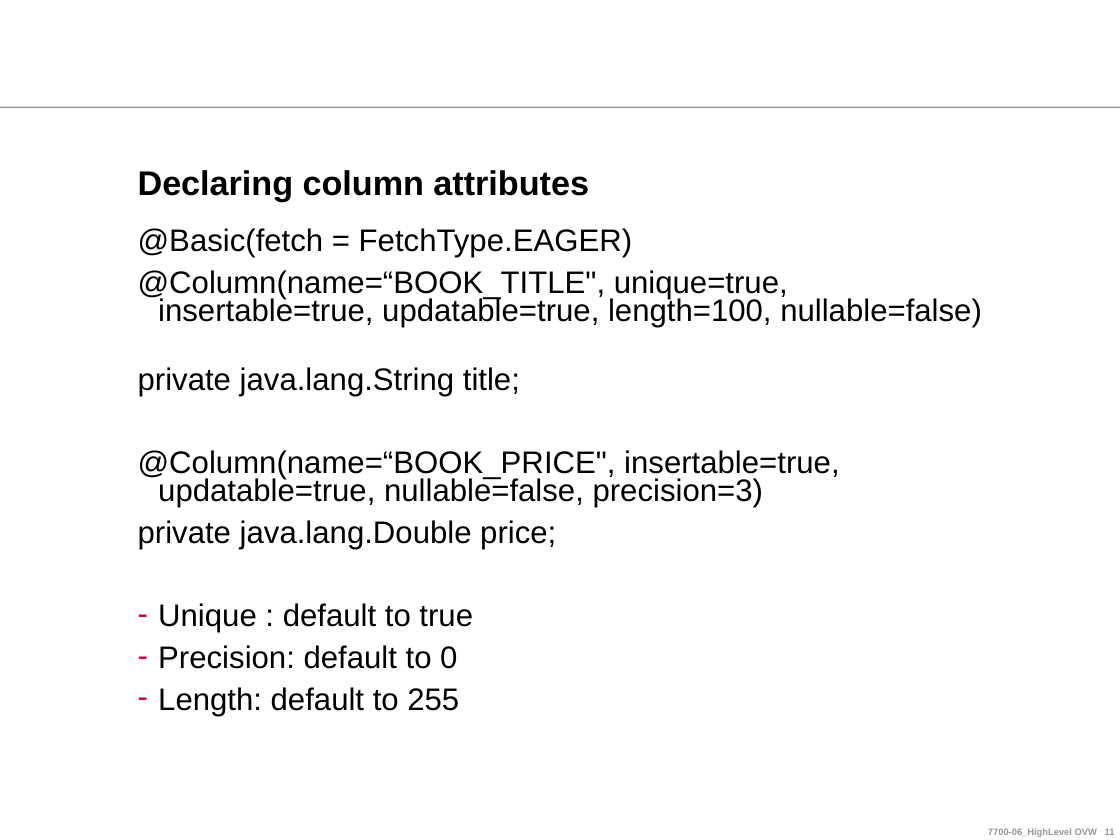
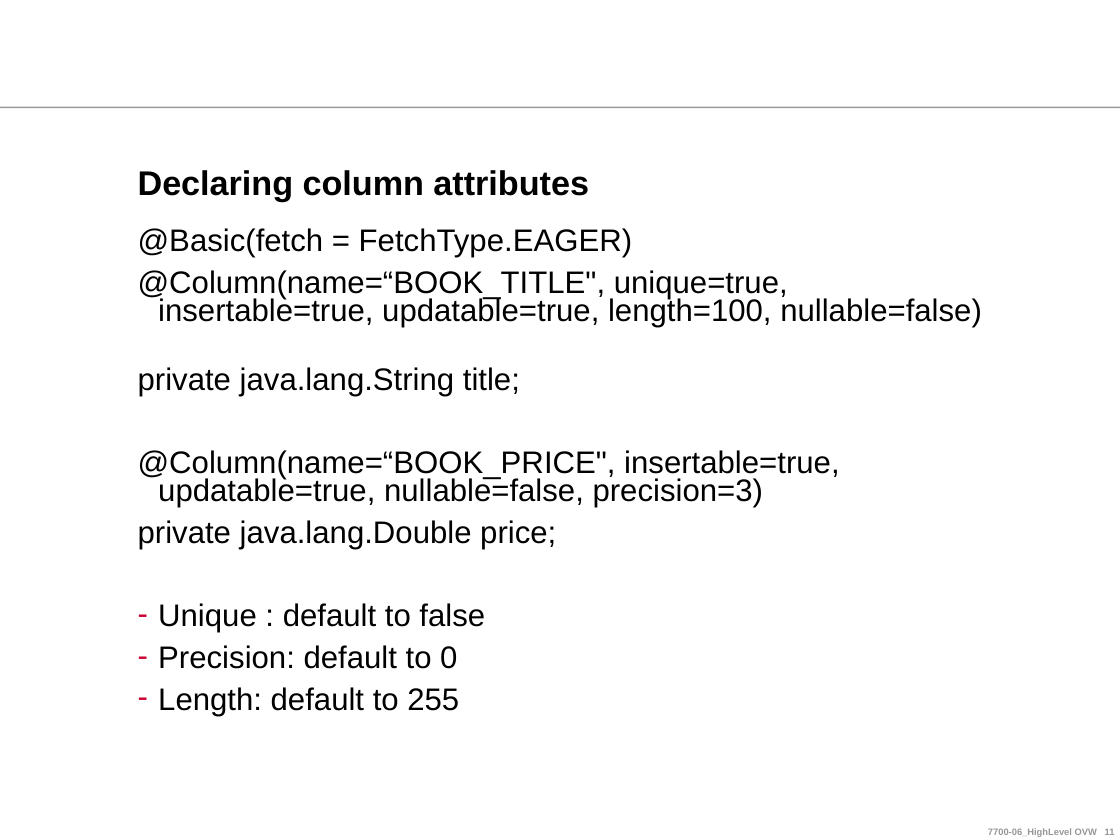
Before and after one commit to ndlongit/longnd-data, a slide deck: slide 11 of Document/Hibernate/Hibernate Annotations.ppt. Drawn at 1120x840 pixels with LibreOffice and Linux fonts; fonts in the diff are those of the drawing; background and template pictures are left out. Boxes give left, top, right and bottom in pixels: in the first picture for what was removed or moved away, otherwise in the second. Text is boxed around its words. In the diff, an @@ line names an element or a change of style, - is before the commit and + after.

```diff
--- a/Document/Hibernate/Hibernate Annotations.ppt
+++ b/Document/Hibernate/Hibernate Annotations.ppt
@@ text at [158,603,485,633]: text changed @@
-– Unique : default to true
+– Unique : default to false
```
Also in this commit, not shown: 4 other files.
